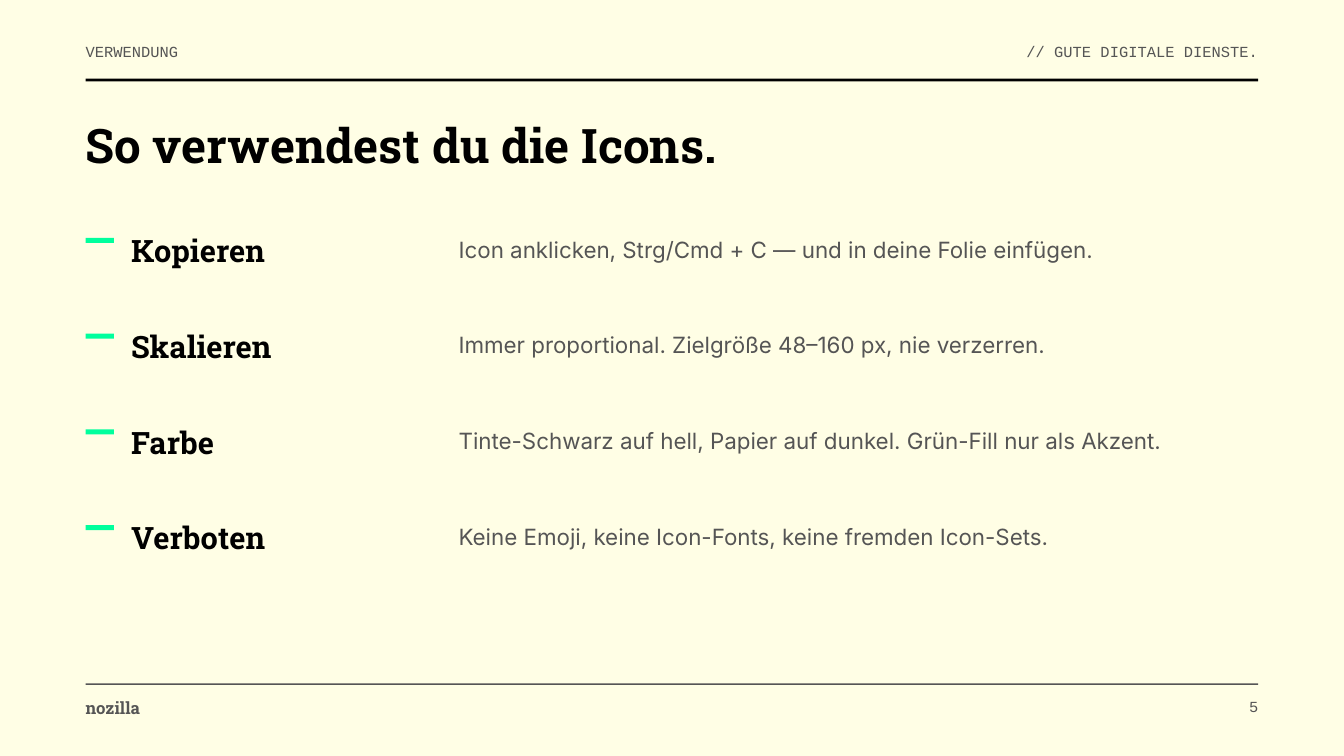
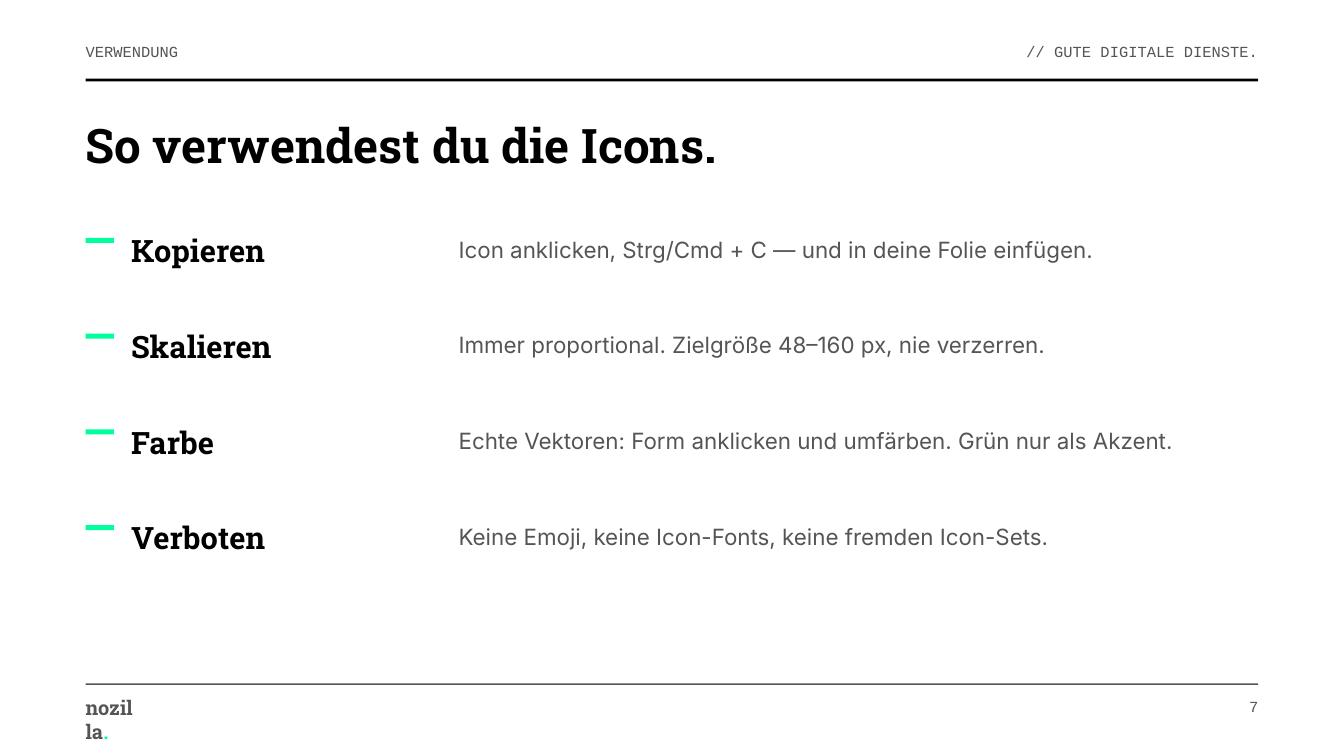
Before and after one commit to daimpad/nozilla-ci, a slide deck: slide 7 of templates/google-slides/nozilla-slides-icons.pptx (slide 5 before the commit). Drawn at 1344x756 pixels with LibreOffice and Linux fonts; fonts in the diff are those of the drawing. Boxes give left, top, right and bottom in pixels: in the first picture for what was removed or moved away, otherwise in the second. Text is boxed around its words. In the diff, an @@ line names an element or a change of style, - is before the commit and + after.

```diff
--- a/templates/google-slides/nozilla-slides-icons.pptx
+++ b/templates/google-slides/nozilla-slides-icons.pptx
@@ rectangle removed at (0, 0, 1344, 756) @@
@@ text at (459, 432, 1173, 450): text changed @@
-Tinte-Schwarz auf hell, Papier auf dunkel. Grün-Fill nur als Akzent.
+Echte Vektoren: Form anklicken und umfärben. Grün nur als Akzent.
@@ text at (86, 701, 140, 714): text changed; size 12 to 14.3 pt @@
-nozilla
+nozilla.
@@ text at (1249, 702, 1258, 712): text changed @@
-5
+7
```
Also in this commit, not shown: 4 other slides changed, 2 slides added, 53 other files.
